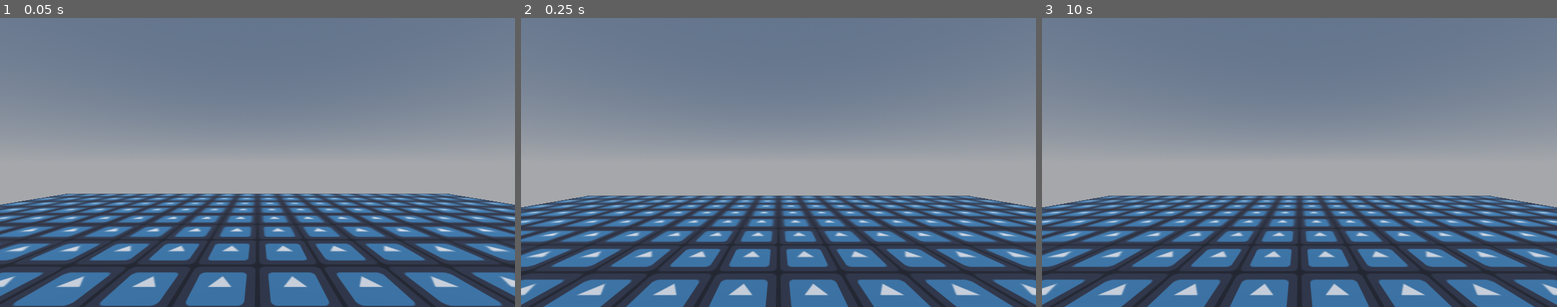
Above: before the commit, frames 1-3 (left to right).
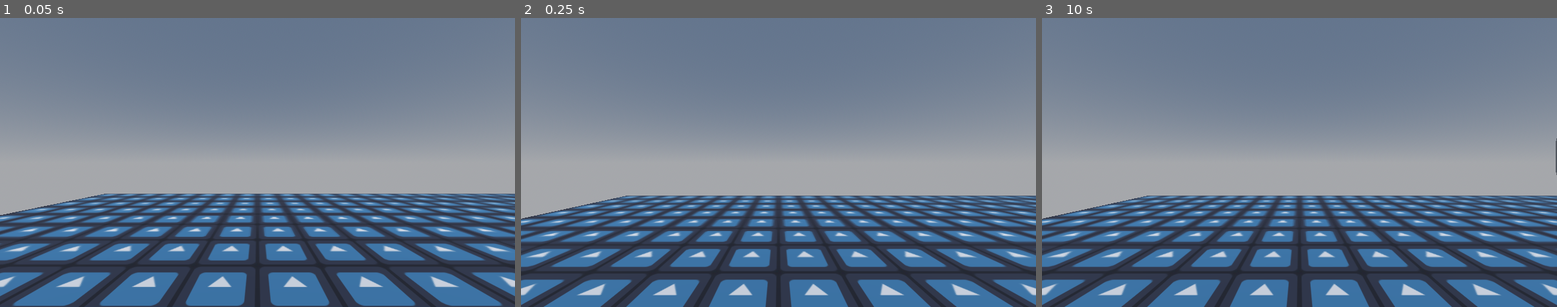
Above: after the commit, the same moments.

Repository: Z0RAS/VR_Game_GODOT
Game: Godot game, scene res://main.tscn
The game is run twice, just before and just after one commit, with the same random seed, the same clock (stepped at 60 frames per second) and the same inputs. The engine's default icon, where the game draws it, is replaced by a stand-in: a white triangle on a blue panel in a dark square.
Inputs (mouse positions are in pixels of both pictures, inside the frame that each line leads up to):
- Up to frame 1 (0.05 s): no input
- Up to frame 2 (0.25 s): no input
- Up to frame 3 (10 s): tap Enter (ui_accept) at 0.5, 0.77, 1.07, 1.25, 2, 2.75, 3.5, 3.77, 4.07, 4.25, 6.77, 7.07, 9.77 s; move the mouse to (1412, 148) at 0.52 s; hold Right (ui_right) 0.53-1.25 s; click (1412, 148) at 0.67 s; drag from (1196, 176) to (1273, 220) at 1.27 s; move the mouse to (1351, 98) at 2.02 s; hold Right (ui_right) 2.03-2.75 s; drag from (1273, 220) to (1145, 119) at 2.77 s; move the mouse to (1454, 205) at 3.52 s; hold Left (ui_left) 3.53-4.25 s; drag from (1145, 119) to (1222, 90) at 4.27 s; move the mouse to (1325, 162) at 5.02 s; hold Down (ui_down) 5.03-5.75 s; click (1325, 162) at 5.17 s; drag from (1222, 90) to (1196, 176) at 5.77 s; move the mouse to (1412, 148) at 6.52 s; hold Up (ui_up) 6.53-7.25 s; drag from (1196, 176) to (1273, 220) at 7.27 s; move the mouse to (1351, 98) at 8.02 s; hold Down (ui_down) 8.03-8.75 s; drag from (1273, 220) to (1145, 119) at 8.77 s; move the mouse to (1454, 205) at 9.52 s; hold Up (ui_up) from 9.53 s (still down); click (1454, 205) at 9.67 s

The runs differ from the first frame. In frame 1, 0.8% of the frame differs, in the area x 0-100%, y 60-69%; in frame 2, 0.8%; in frame 3, 0.8%, in the area x 0-100%, y 41-70%.

Commit message:
Added placholder items and primitive npc movement

Diff:
--- a/vr_kebab/Cube.tscn
+++ /dev/null
@@ -1,26 +0,0 @@
-[gd_scene load_steps=7 format=3 uid="uid://cefppmj8thpsw"]
-
-[ext_resource type="PackedScene" uid="uid://c8l60rnugru40" path="res://addons/godot-xr-tools/objects/pickable.tscn" id="1_ae35o"]
-[ext_resource type="Material" uid="uid://cdb40djkihelq" path="res://addons/godot-xr-tools/hands/materials/cleaning_glove.tres" id="2_vmytl"]
-[ext_resource type="PackedScene" uid="uid://ctw7nbntd5pcj" path="res://addons/godot-xr-tools/objects/grab_points/grab_point_hand_right.tscn" id="3_vmytl"]
-[ext_resource type="PackedScene" uid="uid://da2qgxxwwitl6" path="res://addons/godot-xr-tools/objects/highlight/highlight_ring.tscn" id="4_a2kvu"]
-
-[sub_resource type="BoxShape3D" id="BoxShape3D_a2kvu"]
-size = Vector3(0.1, 0.1, 0.1)
-
-[sub_resource type="BoxMesh" id="BoxMesh_hpyjk"]
-material = ExtResource("2_vmytl")
-size = Vector3(0.1, 0.1, 0.1)
-
-[node name="PickableObject" instance=ExtResource("1_ae35o")]
-
-[node name="CollisionShape3D" parent="." index="0"]
-shape = SubResource("BoxShape3D_a2kvu")
-
-[node name="MeshInstance3D" type="MeshInstance3D" parent="." index="1"]
-mesh = SubResource("BoxMesh_hpyjk")
-
-[node name="GrabPointHandRight" parent="." index="2" instance=ExtResource("3_vmytl")]
-transform = Transform3D(1, 0, 0, 0, 1, 0, 0, 0, 1, 0.041183606, 0, -0.057213448)
-
-[node name="HighlightRing" parent="." index="3" instance=ExtResource("4_a2kvu")]
--- /dev/null
+++ b/vr_kebab/Grabbables.tscn
@@ -0,0 +1,53 @@
+[gd_scene load_steps=10 format=3 uid="uid://cefppmj8thpsw"]
+
+[ext_resource type="PackedScene" uid="uid://c8l60rnugru40" path="res://addons/godot-xr-tools/objects/pickable.tscn" id="1_ae35o"]
+[ext_resource type="Material" uid="uid://cdb40djkihelq" path="res://addons/godot-xr-tools/hands/materials/cleaning_glove.tres" id="2_vmytl"]
+[ext_resource type="PackedScene" uid="uid://ctw7nbntd5pcj" path="res://addons/godot-xr-tools/objects/grab_points/grab_point_hand_right.tscn" id="3_vmytl"]
+[ext_resource type="Script" uid="uid://bpahxy24ocofs" path="res://addons/godot-xr-tools/objects/highlight/highlight_visible.gd" id="4_s38xu"]
+[ext_resource type="Script" uid="uid://b05tngdgryqx" path="res://item_manager.gd" id="5_grbjp"]
+
+[sub_resource type="BoxShape3D" id="BoxShape3D_a2kvu"]
+size = Vector3(0.1, 0.1, 0.1)
+
+[sub_resource type="BoxMesh" id="BoxMesh_hpyjk"]
+material = ExtResource("2_vmytl")
+size = Vector3(0.1, 0.1, 0.1)
+
+[sub_resource type="StandardMaterial3D" id="StandardMaterial3D_grbjp"]
+shading_mode = 0
+albedo_color = Color(0.7844348, 0.49909282, 0.1930553, 1)
+
+[sub_resource type="BoxMesh" id="BoxMesh_jnp2a"]
+material = SubResource("StandardMaterial3D_grbjp")
+flip_faces = true
+size = Vector3(0.11, 0.11, 0.11)
+
+[node name="PickableObject" instance=ExtResource("1_ae35o")]
+
+[node name="CollisionShape3D" parent="." index="0"]
+shape = SubResource("BoxShape3D_a2kvu")
+
+[node name="ItemMesh" type="MeshInstance3D" parent="." index="1"]
+mesh = SubResource("BoxMesh_hpyjk")
+
+[node name="GrabPointHandRight" parent="." index="2" instance=ExtResource("3_vmytl")]
+transform = Transform3D(1, 0, 0, 0, 1, 0, 0, 0, 1, 0.041183606, 0, -0.057213448)
+visible = false
+
+[node name="XRToolsHighlightVisible" type="Node3D" parent="." index="3"]
+script = ExtResource("4_s38xu")
+metadata/_custom_type_script = "uid://bpahxy24ocofs"
+
+[node name="MeshInstance3D" type="MeshInstance3D" parent="XRToolsHighlightVisible" index="0"]
+mesh = SubResource("BoxMesh_jnp2a")
+
+[node name="Metadata" type="Node" parent="." index="4"]
+script = ExtResource("5_grbjp")
+
+[node name="ItemLabel" type="Label3D" parent="." index="5"]
+transform = Transform3D(1, 0, 0, 0, 1, 0, 0, 0, 1, 0, 0.1, 0)
+pixel_size = 0.0004
+texture_filter = 0
+text = "Sveiki"
+font_size = 60
+outline_size = 16
--- /dev/null
+++ b/vr_kebab/NPC.tscn
@@ -0,0 +1,16 @@
+[gd_scene load_steps=4 format=3 uid="uid://b1no5s6ghoj73"]
+
+[ext_resource type="Script" uid="uid://do778djoen4nk" path="res://npc.gd" id="1_twre2"]
+
+[sub_resource type="CapsuleMesh" id="CapsuleMesh_ll5ud"]
+
+[sub_resource type="CapsuleShape3D" id="CapsuleShape3D_u1jv5"]
+
+[node name="Node3D" type="CharacterBody3D"]
+script = ExtResource("1_twre2")
+
+[node name="MeshInstance3D" type="MeshInstance3D" parent="."]
+mesh = SubResource("CapsuleMesh_ll5ud")
+
+[node name="CollisionShape3D" type="CollisionShape3D" parent="."]
+shape = SubResource("CapsuleShape3D_u1jv5")
--- /dev/null
+++ b/vr_kebab/formation_manager.gd
@@ -0,0 +1,45 @@
+extends Node3D
+
+@export var npc_scene: PackedScene
+@export var npc_count: int = 5
+@export var spawn_interval: float = 10.0  # seconds between spawns
+@export var spawn_position: Node3D
+@export var first_target_position: Node3D
+@export var formation_start_position: Node3D
+@export var walk_speed: float = 4.0
+@export var x_spacing: float = 2.0  # distance between NPCs in formation
+
+var timer: float = 0.0
+var spawned_count: int = 0
+
+func _ready():
+	timer = spawn_interval
+
+func _process(delta):
+	timer -= delta
+	if timer <= 0 and spawned_count < npc_count:
+		spawn_npc()
+		timer = spawn_interval
+		spawned_count += 1
+
+func spawn_npc():
+	var npc = npc_scene.instantiate()
+	add_child(npc)
+
+	# Calculate formation X position
+	var formation_pos = formation_start_position.global_transform.origin
+	formation_pos.x += spawned_count * x_spacing
+
+	# Calculate speed for first move (distance / 2s)
+	var distance = horizontal_distance(spawn_position.global_transform.origin, first_target_position.global_transform.origin)
+	var speed_for_first_move = distance / 2.0
+
+	npc.init(
+		spawn_position.global_transform.origin,
+		first_target_position.global_transform.origin,
+		formation_pos,
+		speed_for_first_move
+	)
+
+func horizontal_distance(a: Vector3, b: Vector3) -> float:
+	return Vector2(a.x, a.z).distance_to(Vector2(b.x, b.z))
--- /dev/null
+++ b/vr_kebab/item_manager.gd
@@ -0,0 +1,11 @@
+extends Node
+
+@export var item_type: String = "Item"
+@export var color: Color = Color.WHITE
+
+@onready var mesh_instance := $"../ItemMesh"
+
+func _ready():
+	var mat := StandardMaterial3D.new()
+	mat.albedo_color = color
+	mesh_instance.material_override = mat
--- /dev/null
+++ b/vr_kebab/item_spawner.gd
@@ -0,0 +1,78 @@
+extends Node3D
+
+@export var cube_scene: PackedScene = preload("res://Grabbables.tscn")
+@export var spawn_zone: MeshInstance3D
+@export var spacing: float = 0.3
+
+# Categories
+var meats = ["Chicken", "Beef", "Lamb", "Falafel"]
+var potatoes = ["Fries", "Mashed", "Wedges", "Hash Browns"]
+var vegetables = ["Lettuce", "Tomato", "Cabbage", "Onion"]
+var sauces = ["Garlic Sauce", "Spicy Sauce", "BBQ"]
+
+# Color mapping for test visualization
+var item_colors := {
+	"Chicken": Color(1,0.7,0.7), "Beef": Color(0.6,0.3,0.2), "Lamb": Color(0.7,0.4,0.3), "Falafel": Color(0.4,0.3,0.1),
+	"Fries": Color(1,1,0), "Mashed": Color(1,0.9,0.7), "Wedges": Color(0.9,0.8,0.5), "Hash Browns": Color(0.8,0.6,0.3),
+	"Lettuce": Color(0.3,1,0.3), "Tomato": Color(1,0.2,0.2), "Cabbage": Color(0.5,1,0.5), "Onion": Color(0.9,0.8,1),
+	"Garlic Sauce": Color(1,1,0.8), "Spicy Sauce": Color(1,0.4,0.2), "BBQ": Color(0.5,0.2,0)
+}
+
+func _ready():
+	if spawn_zone == null:
+		push_error("No spawn zone assigned!")
+		return
+
+	var zone_origin: Vector3 = spawn_zone.global_transform.origin
+	var zone_size: Vector3 = spawn_zone.mesh.size * spawn_zone.scale
+
+	# Determine spacing if not fixed
+	var spacing_x = spacing
+	var spacing_z = spacing
+
+	# How many items fit per row (X direction)
+	var items_per_row = int(zone_size.x / spacing_x)
+	if items_per_row <= 0:
+		items_per_row = 1
+
+	var all_items = meats + potatoes + vegetables + sauces
+
+	for i in range(all_items.size()):
+		var item_name = all_items[i]
+
+		# Row / Column calculation
+		var row = float(i) / items_per_row
+		var col = i % items_per_row
+
+		# Center the grid around the spawn_zone
+		var x = (col + 0.5) * spacing_x - zone_size.x / 2
+		var z = (row + 0.5) * spacing_z - zone_size.z / 2
+
+		var spawn_pos = zone_origin + Vector3(x, 0, z)
+		spawn_cube(item_name, item_colors[item_name], spawn_pos)
+
+
+func spawn_cube(item_name: String, color: Color, cube_position: Vector3):
+	var cube = cube_scene.instantiate()
+	add_child(cube)
+	cube.global_transform.origin = cube_position
+
+	# Apply color to mesh
+	var mesh_instance: MeshInstance3D = cube.get_node("ItemMesh")
+	if mesh_instance:
+		var mat := StandardMaterial3D.new()
+		mat.albedo_color = color
+		mesh_instance.material_override = mat
+	else:
+		print("Warning: ItemMesh not found for", item_name)
+
+	# Set label text and fix rotation
+	var label: Label3D = cube.get_node("ItemLabel")
+	if label:
+		label.text = item_name
+
+		label.billboard = BaseMaterial3D.BILLBOARD_DISABLED  # NEVER face camera
+		label.global_transform.origin = cube.global_transform.origin + Vector3(0, 0.15, 0)  # float above cube
+		label.modulate = Color(1,1,1)  # make sure text is visible
+	else:
+		print("Warning: ItemLabel not found for", item_name)
--- a/vr_kebab/main.tscn
+++ b/vr_kebab/main.tscn
@@ -10,8 +10,10 @@
 [ext_resource type="PackedScene" uid="uid://diyu06cw06syv" path="res://addons/godot-xr-tools/player/player_body.tscn" id="5_5vw27"]
 [ext_resource type="PackedScene" uid="uid://b6bk2pj8vbj28" path="res://addons/godot-xr-tools/functions/movement_turn.tscn" id="5_kek77"]
 [ext_resource type="Material" uid="uid://txs6yqlmnpi2" path="res://addons/godot-xr-tools/hands/materials/glove_african_green_camo.tres" id="10_dg77c"]
-[ext_resource type="PackedScene" uid="uid://cefppmj8thpsw" path="res://Cube.tscn" id="11_ycdy4"]
 [ext_resource type="PackedScene" uid="uid://cvrdpirsb3hdx" path="res://OrderBoardScene.tscn" id="12_dg77c"]
+[ext_resource type="Script" uid="uid://h4425bqmbthy" path="res://item_spawner.gd" id="12_ycdy4"]
+[ext_resource type="Script" uid="uid://cvj5j2pcfixwl" path="res://formation_manager.gd" id="13_ycdy4"]
+[ext_resource type="PackedScene" uid="uid://b1no5s6ghoj73" path="res://NPC.tscn" id="14_w48qg"]
 
 [sub_resource type="ProceduralSkyMaterial" id="ProceduralSkyMaterial_a202f"]
 ground_bottom_color = Color(0.64705884, 0.654902, 0.67058825, 1)
@@ -25,20 +27,23 @@
 sky = SubResource("Sky_noarx")
 
 [sub_resource type="BoxShape3D" id="BoxShape3D_272bh"]
-size = Vector3(20, 0.1, 20)
+size = Vector3(30, 0.1, 20)
 
 [sub_resource type="StandardMaterial3D" id="StandardMaterial3D_5vw27"]
 albedo_texture = ExtResource("4_272bh")
 uv1_triplanar = true
 
 [sub_resource type="BoxMesh" id="BoxMesh_5vw27"]
-size = Vector3(20, 0.1, 20)
+size = Vector3(30, 0.1, 20)
 
 [sub_resource type="BoxMesh" id="BoxMesh_w48qg"]
 size = Vector3(1, 1, 2)
 
 [sub_resource type="BoxShape3D" id="BoxShape3D_vivmo"]
 size = Vector3(1, 1, 1.9985962)
+
+[sub_resource type="BoxMesh" id="BoxMesh_dg77c"]
+size = Vector3(1, 0.1, 2)
 
 [node name="Main" type="Node3D"]
 script = ExtResource("1_1bvp3")
@@ -74,6 +79,8 @@
 smooth_turn_speed = 4.0
 
 [node name="PlayerBody" parent="XROrigin3D" instance=ExtResource("5_5vw27")]
+push_rigid_bodies = false
+ground_control = 2
 
 [node name="WorldEnvironment" type="WorldEnvironment" parent="."]
 environment = SubResource("Environment_a0tk4")
@@ -83,6 +90,7 @@
 sky_mode = 1
 
 [node name="StaticBody3D" type="StaticBody3D" parent="."]
+transform = Transform3D(1, 0, 0, 0, 1, 0, 0, 0, 1, 7, 0, 0)
 
 [node name="CollisionShape3D" type="CollisionShape3D" parent="StaticBody3D"]
 shape = SubResource("BoxShape3D_272bh")
@@ -91,19 +99,43 @@
 material_override = SubResource("StandardMaterial3D_5vw27")
 mesh = SubResource("BoxMesh_5vw27")
 
-[node name="MeshInstance3D" type="MeshInstance3D" parent="."]
-transform = Transform3D(1, 0, 0, 0, 1, 0, 0, 0, 1, 4.0441875, 0.25802612, 0)
+[node name="Table" type="MeshInstance3D" parent="."]
+transform = Transform3D(1, 0, 0, 0, 1, 0, 0, 0, 1, 4, 0.5, 0)
 material_override = ExtResource("10_dg77c")
 mesh = SubResource("BoxMesh_w48qg")
+metadata/_edit_group_ = true
 
-[node name="StaticBody3D" type="StaticBody3D" parent="MeshInstance3D"]
+[node name="StaticBody3D" type="StaticBody3D" parent="Table"]
 
-[node name="CollisionShape3D" type="CollisionShape3D" parent="MeshInstance3D/StaticBody3D"]
+[node name="CollisionShape3D" type="CollisionShape3D" parent="Table/StaticBody3D"]
 transform = Transform3D(1, 0, 0, 0, 1, 0, 0, 0, 1, 0, 0, 0.0008239746)
 shape = SubResource("BoxShape3D_vivmo")
 
-[node name="PickableObject" parent="MeshInstance3D/StaticBody3D" instance=ExtResource("11_ycdy4")]
-transform = Transform3D(1, 0, 0, 0, 1, 0, 0, 0, 1, -0.044187546, 0.7419739, -0.42231178)
-
 [node name="BoardRoot" parent="." instance=ExtResource("12_dg77c")]
 transform = Transform3D(-0.99643123, 0, -0.08440825, 0, 1, 0, 0.08440825, 0, -0.99643123, 1.1604524, 3.4687269, 4.279645)
+
+[node name="ItemSpawner" type="Node3D" parent="." node_paths=PackedStringArray("spawn_zone")]
+script = ExtResource("12_ycdy4")
+spawn_zone = NodePath("../ItemSpawnZone")
+
+[node name="ItemSpawnZone" type="MeshInstance3D" parent="."]
+transform = Transform3D(1, 0, 0, 0, 1, 0, 0, 0, 1, 4, 1.2, 0)
+visible = false
+mesh = SubResource("BoxMesh_dg77c")
+skeleton = NodePath("")
+
+[node name="FormationManager" type="Node3D" parent="." node_paths=PackedStringArray("spawn_position", "first_target_position", "formation_start_position")]
+script = ExtResource("13_ycdy4")
+npc_scene = ExtResource("14_w48qg")
+spawn_position = NodePath("../WalkStart")
+first_target_position = NodePath("../WalkStop")
+formation_start_position = NodePath("../FormationStart")
+
+[node name="WalkStart" type="Marker3D" parent="."]
+transform = Transform3D(1, 0, 0, 0, 1, 0, 0, 0, 1, 9, 2, -6)
+
+[node name="WalkStop" type="Marker3D" parent="."]
+transform = Transform3D(1, 0, 0, 0, 1, 0, 0, 0, 1, 6, 1, 0)
+
+[node name="FormationStart" type="Marker3D" parent="."]
+transform = Transform3D(1, 0, 0, 0, 1, 0, 0, 0, 1, 19, 2, 6)
--- /dev/null
+++ b/vr_kebab/npc.gd
@@ -0,0 +1,53 @@
+extends CharacterBody3D
+
+@export var walk_speed: float = 4.0
+
+var start_position: Vector3
+var first_target: Vector3
+var formation_position: Vector3
+
+var state: String = "moving_to_first"
+var wait_timer: float = 0.0
+
+func init(start: Vector3, first: Vector3, formation: Vector3, speed: float):
+	start_position = start
+	first_target = first
+	formation_position = formation
+	walk_speed = speed
+	global_transform.origin = start_position
+	state = "moving_to_first"
+
+func _physics_process(delta):
+	match state:
+		"moving_to_first":
+			move_to_point(first_target)
+			if horizontal_distance(global_transform.origin, first_target) < 0.05:
+				global_transform.origin.x = first_target.x
+				global_transform.origin.z = first_target.z
+				state = "waiting"
+				wait_timer = 2.0  # wait 2s
+				velocity = Vector3.ZERO
+		"waiting":
+			wait_timer -= delta
+			if wait_timer <= 0:
+				state = "moving_to_formation"
+		"moving_to_formation":
+			move_to_point(formation_position)
+			if horizontal_distance(global_transform.origin, formation_position) < 0.05:
+				global_transform.origin.x = formation_position.x
+				global_transform.origin.z = formation_position.z
+				velocity = Vector3.ZERO
+				state = "idle"
+		"idle":
+			velocity = Vector3.ZERO
+
+func move_to_point(target: Vector3):
+	var current = global_transform.origin
+	var target_flat = Vector3(target.x, current.y, target.z)
+	var direction = target_flat - current
+	if direction.length() > 0.01:
+		velocity = direction.normalized() * walk_speed
+		move_and_slide()
+
+func horizontal_distance(a: Vector3, b: Vector3) -> float:
+	return Vector2(a.x, a.z).distance_to(Vector2(b.x, b.z))
Not shown, added: vr_kebab/formation_manager.gd.uid
Not shown, added: vr_kebab/item_manager.gd.uid
Not shown, added: vr_kebab/item_spawner.gd.uid
Not shown: 1 places in vr_kebab/main.tscn that only renumber resources
Not shown, added: vr_kebab/npc.gd.uid
